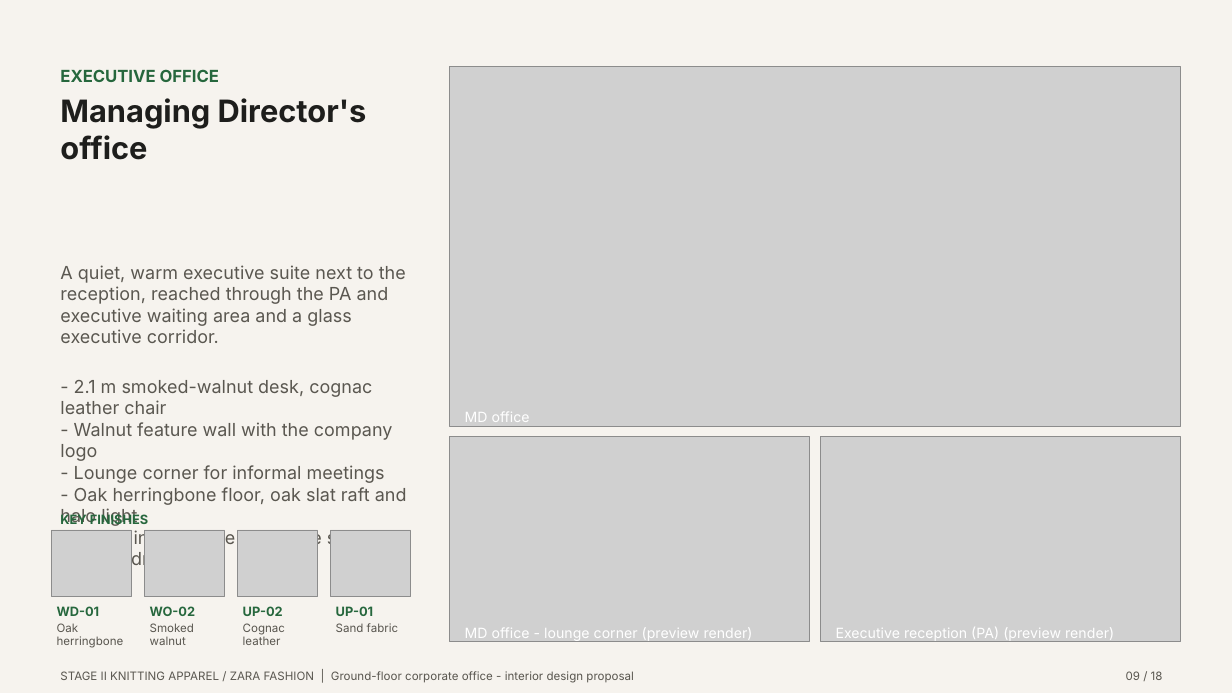
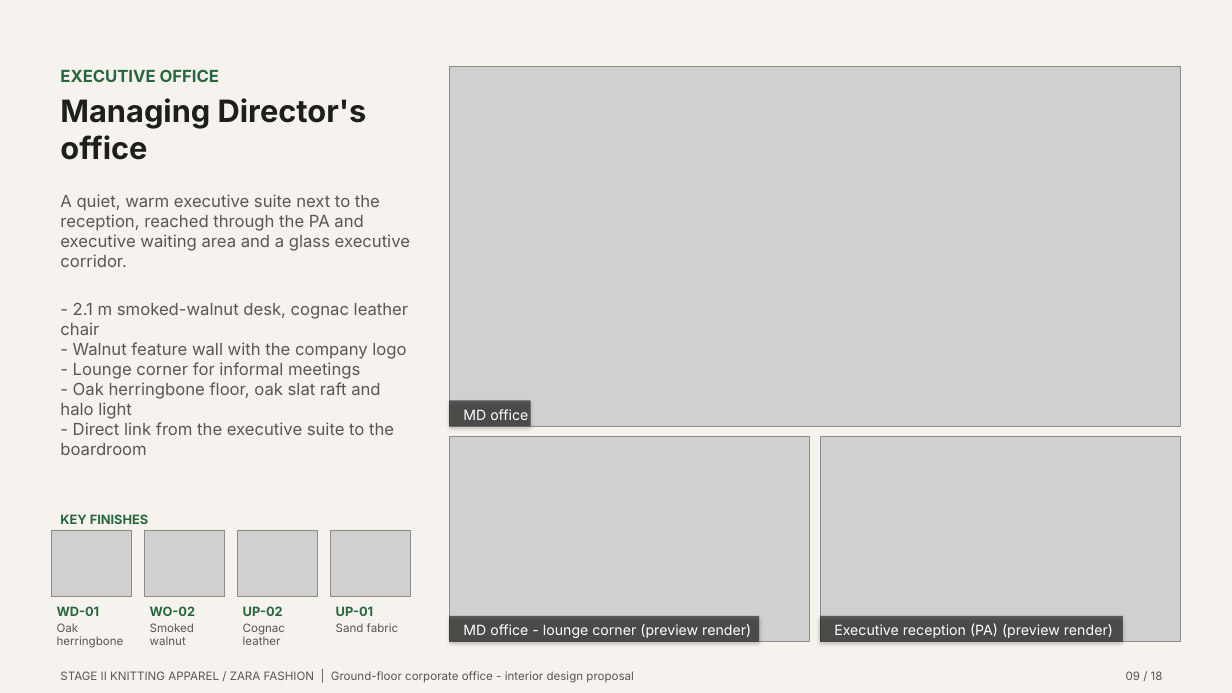
Before and after one commit to i-m-r-a-n/Practice01, a slide deck: slide 9 of GARMENT_OFFICE_FINAL_PRESENTATION/03_PRESENTATION/Garment_Office_Design_Pitch.pptx. Drawn at 1232x693 pixels with LibreOffice and Linux fonts; fonts in the diff are those of the drawing; grey boxes stand for pictures. Boxes give left, top, right and bottom in pixels: in the first picture for what was removed or moved away, otherwise in the second. Text is boxed around its words. In the diff, an @@ line names an element or a change of style, - is before the commit and + after.

```diff
--- a/GARMENT_OFFICE_FINAL_PRESENTATION/03_PRESENTATION/Garment_Office_Design_Pitch.pptx
+++ b/GARMENT_OFFICE_FINAL_PRESENTATION/03_PRESENTATION/Garment_Office_Design_Pitch.pptx
@@ text "A quiet, warm executive suite ...": place and size @@
-text "A quiet, warm executive suite ..." at [60, 265, 407, 570]
+text "A quiet, warm executive suite ..." at [60, 194, 410, 455]
@@ text "A quiet, warm executive suite ..." at [60, 194, 410, 455]: size 14 to 13 pt @@
@@ rectangle added at [449, 400, 531, 426], fill #141412 at 62% opacity @@
@@ rectangle added at [449, 616, 759, 642], fill #141412 at 62% opacity @@
@@ text "MD office - lounge corner ...": place and size @@
-text "MD office - lounge corner ..." at [465, 628, 753, 642]
+text "MD office - lounge corner ..." at [463, 624, 751, 638]
@@ rectangle added at [821, 616, 1124, 642], fill #141412 at 62% opacity @@
@@ text "Executive reception (PA) (preview render)": place and size @@
-text "Executive reception (PA) (preview render)" at [836, 627, 1114, 642]
+text "Executive reception (PA) (preview render)" at [834, 623, 1113, 638]
```
Also in this commit, not shown: 14 other slides changed, 22 other files.
